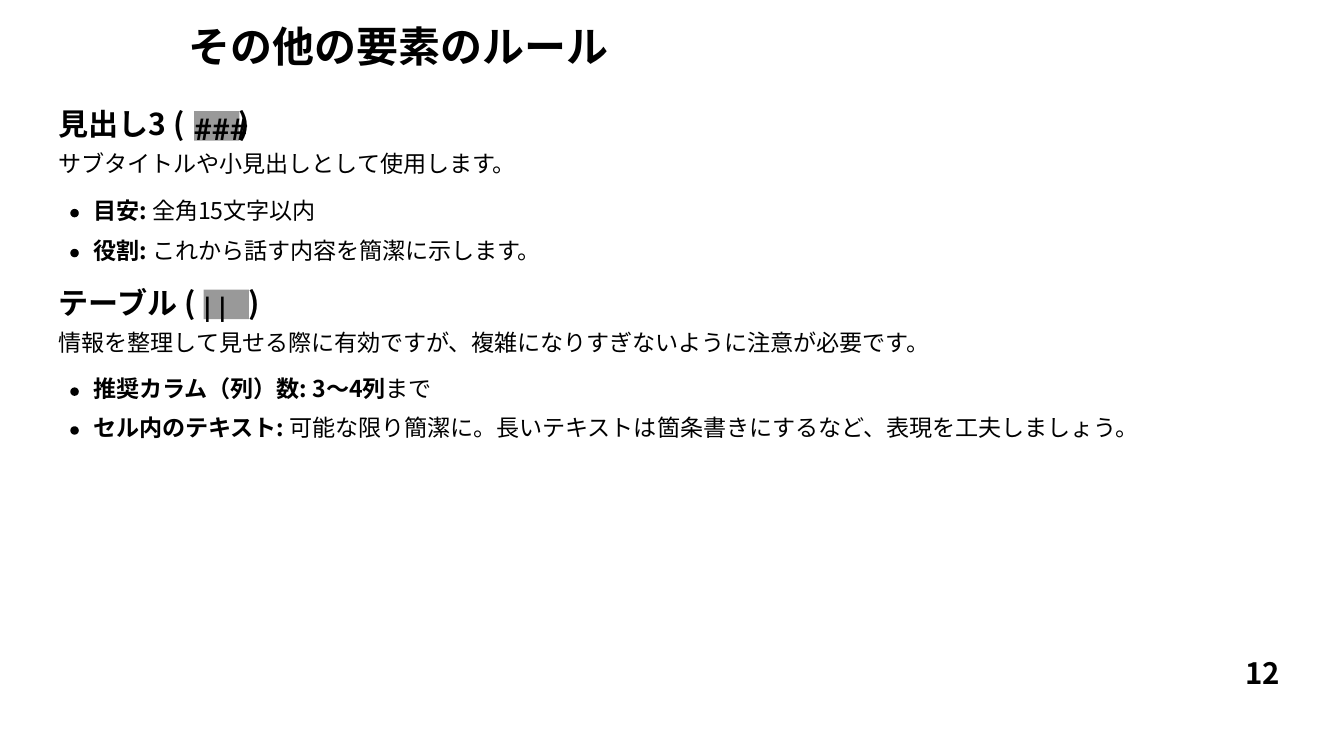
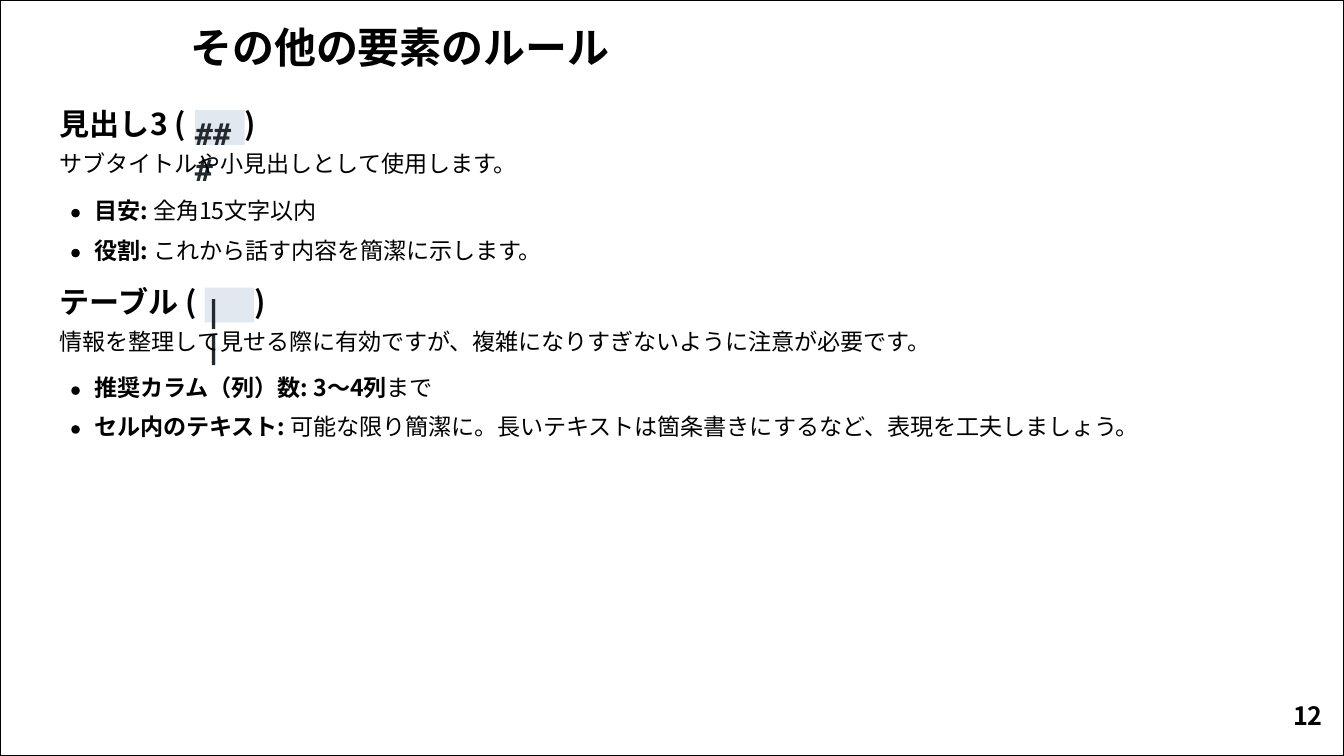
Before and after one commit to sdkn104/misc, a slide deck: slide 12 of Comp/Marp/marp.pptx. Drawn at 1344x756 pixels with LibreOffice and Linux fonts; fonts in the diff are those of the drawing; background and template pictures are left out. Boxes give left, top, right and bottom in pixels: in the first picture for what was removed or moved away, otherwise in the second. Text is boxed around its words. In the diff, an @@ line names an element or a change of style, - is before the commit and + after.

```diff
--- a/Comp/Marp/marp.pptx
+++ b/Comp/Marp/marp.pptx
@@ freeform shape added at box(1, 1, 1344, 756), outline #000000 0.74 pt @@
@@ text "###" at box(195, 115, 244, 145): font Roboto to DejaVu Sans Mono, text colour #000000 to #24292E @@
@@ freeform shape at box(196, 110, 245, 144): fill #999999 to #E2E8EF @@
@@ freeform shape: place and size @@
-freeform shape at box(195, 111, 240, 140)
+freeform shape at box(196, 110, 245, 144)
@@ text ")": place and size @@
-text ")" at box(239, 106, 269, 151)
+text ")" at box(245, 106, 275, 151)
@@ text "サブタイトルや⼩⾒出しとして使⽤します。" rewrapped from box(59, 152, 516, 174) to box(60, 152, 517, 178) @@
@@ text "| |" at box(205, 292, 254, 323): font Roboto to DejaVu Sans Mono, text colour #000000 to #24292E @@
@@ freeform shape: place and size @@
-freeform shape at box(204, 289, 249, 319)
+freeform shape at box(205, 287, 254, 322)
@@ freeform shape at box(205, 287, 254, 322): fill #999999 to #E2E8EF @@
@@ text ")": place and size @@
-text ")" at box(249, 284, 279, 330)
+text ")" at box(254, 283, 284, 329)
@@ text "情報を整理して⾒せる際に有効ですが、複雑になりすぎないように注意が必要です。" rewrapped from box(59, 331, 930, 353) to box(60, 327, 930, 356) @@
@@ text "12": place and size @@
-text "12" at box(1245, 662, 1280, 684)
+text "12" at box(1293, 706, 1323, 725)
@@ text "12" at box(1293, 706, 1323, 725): size 21 to 18 pt @@
```
Also in this commit, not shown: 12 other slides changed, 5 other files.
